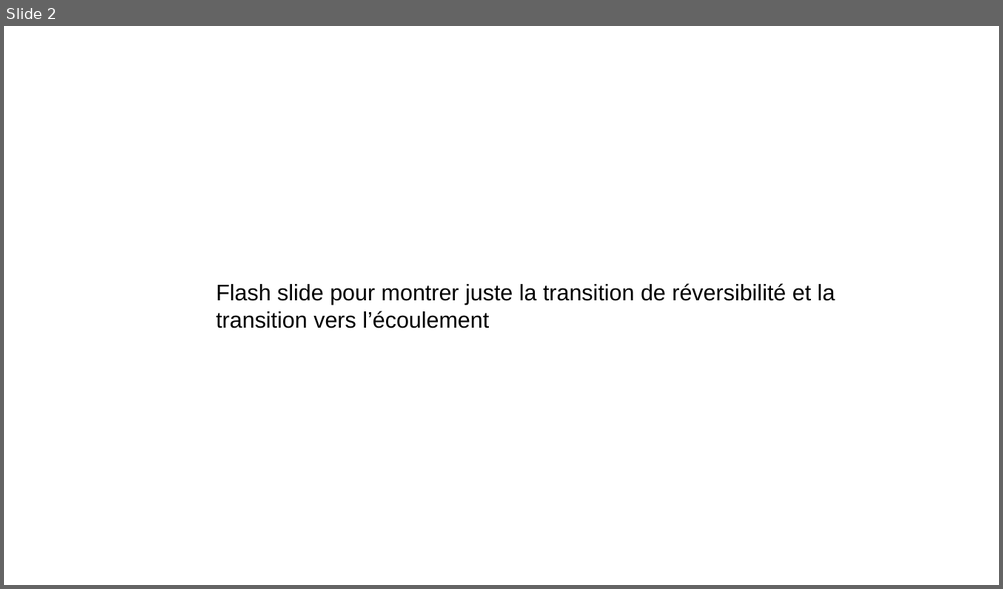
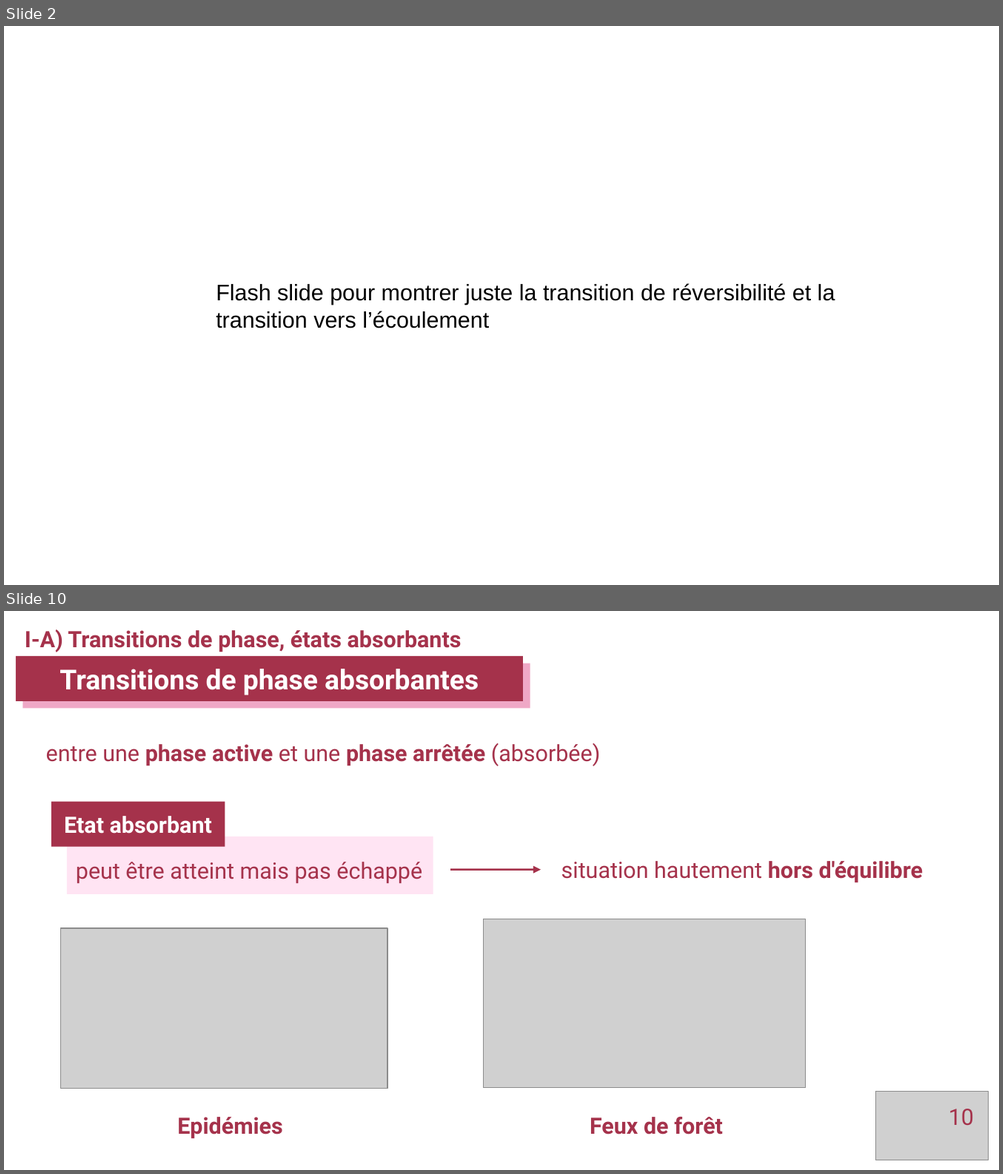
Before and after one commit to tjocteur/these, a slide deck: Soutenance/Soutenance_Jocteur.odp. Shown one above the other, each under a label of ours: slide 2 before the commit, slides 2 and 10 after it; the slides between them are not shown. The pictures are 1003x589 and 1003x1174 pixels, drawn with LibreOffice and Linux fonts; fonts in the diff are those of the drawing; grey boxes stand for pictures. Boxes give left, top, right and bottom in pixels: in the first picture for what was removed or moved away, otherwise in the second. Text is boxed around its words. In the diff, an @@ line names an element or a change of style, - is before the commit and + after.

```diff
--- a/Soutenance/Soutenance_Jocteur.odp
+++ b/Soutenance/Soutenance_Jocteur.odp
@@ slide 10 added at (x1=4, y1=611, x2=999, y2=1170), background #FFFFFF @@
@@ text added at (x1=25, y1=629, x2=461, y2=652), 18 pt, text #A5324B, bold @@
+I-A) Transitions de phase, états absorbants
@@ rectangle added at (x1=16, y1=656, x2=523, y2=701), fill #A5324B, 22 pt, text #FFFFFF, bold @@
+Transitions de phase absorbantes
@@ text added at (x1=46, y1=743, x2=600, y2=766), 18 pt, text #A5324B @@
+entre une phase active et une phase arrêtée (absorbée)
@@ rectangle added at (x1=51, y1=801, x2=225, y2=846), fill #A5324B, 18 pt, text #FFFFFF, bold @@
+Etat absorbant
@@ rectangle added at (x1=67, y1=837, x2=434, y2=894), fill #FFE4F3 @@
@@ text added at (x1=76, y1=862, x2=422, y2=883), 18 pt, text #A5324B @@
+peut être atteint mais pas échappé
@@ arrow added from (451, 870) to (541, 870), #A5324B 1.5 pt @@
@@ text added at (x1=561, y1=861, x2=923, y2=883), 18 pt, text #A5324B @@
+situation hautement hors d'équilibre
@@ picture added at (x1=484, y1=920, x2=805, y2=1088) @@
@@ picture added at (x1=61, y1=928, x2=387, y2=1089) @@
@@ picture added at (x1=876, y1=1092, x2=989, y2=1161) @@
@@ text added at (x1=177, y1=1117, x2=283, y2=1139), 18 pt, text #A5324B, bold @@
+Epidémies
@@ text added at (x1=589, y1=1117, x2=723, y2=1135), 18 pt, text #A5324B, bold @@
+Feux de forêt
@@ page number added at (x1=948, y1=1109, x2=973, y2=1126), 18 pt, text #A5324B @@
+10
```
Also in this commit, not shown: 1 slide changed, 7 other slides added, 15 other files.
